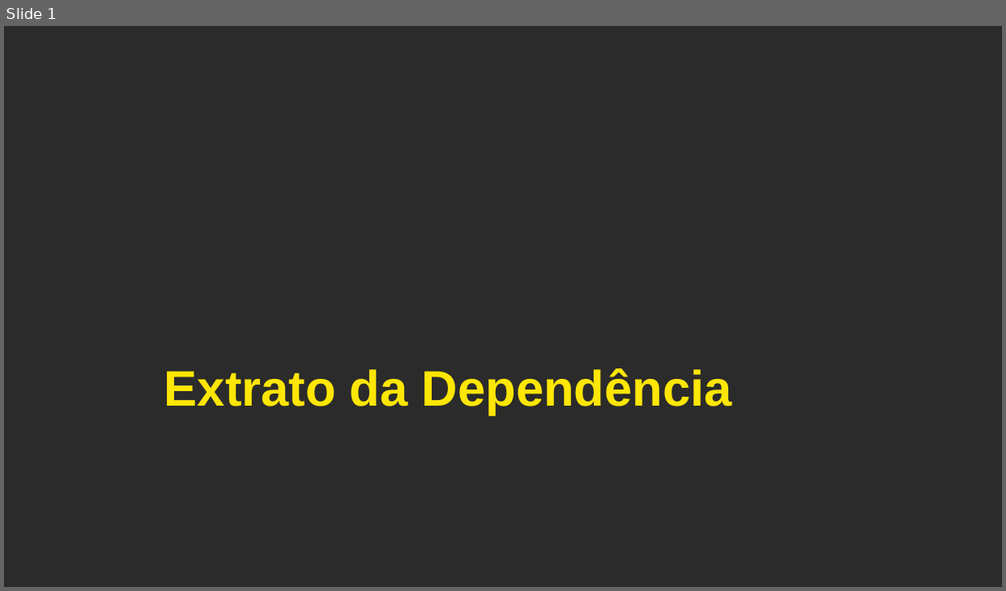
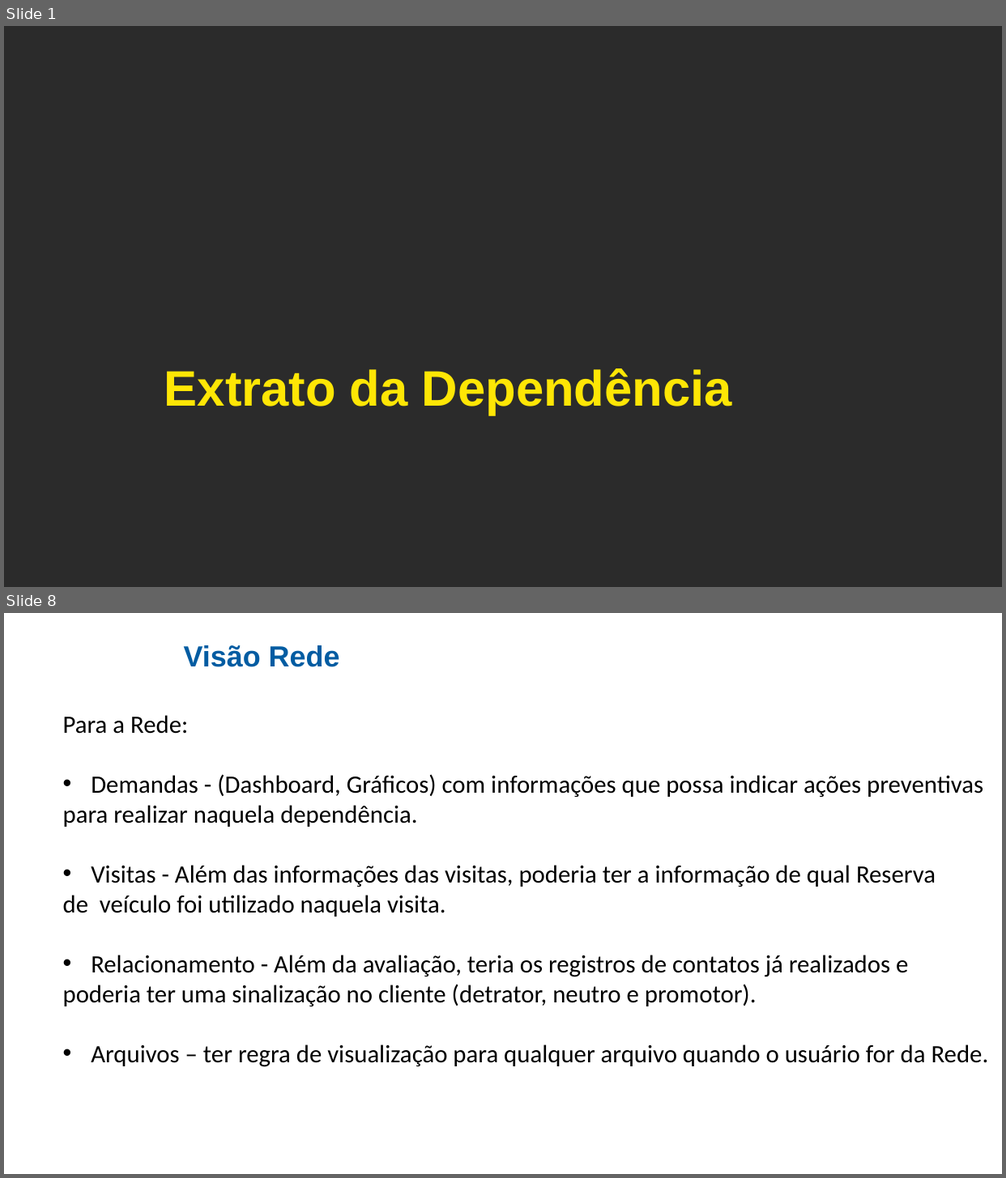
Before and after one commit to cezarnk/projetos, a slide deck: Apresentação Cesup Rede/Projeto 2.pptx. Shown one above the other, each under a label of ours: slide 1 before the commit, slides 1 and 8 after it; the slides between them are not shown. The pictures are 1006x591 and 1006x1178 pixels, drawn with LibreOffice and Linux fonts; fonts in the diff are those of the drawing; background and template pictures are left out; a plain dark background stands for a picture behind light text. Boxes give left, top, right and bottom in pixels: in the first picture for what was removed or moved away, otherwise in the second. Text is boxed around its words. In the diff, an @@ line names an element or a change of style, - is before the commit and + after.

```diff
--- a/Apresentação Cesup Rede/Projeto 2.pptx
+++ b/Apresentação Cesup Rede/Projeto 2.pptx
@@ slide 8 added at [4,613,1002,1174], background picture (left out) @@
@@ text added at [184,645,340,667], 28 pt, text #015CA2, bold @@
+Visão Rede
@@ text added at [63,715,989,1067], 24 pt, text #000000 @@
+Para a Rede:
+• Demandas - (Dashboard, Gráficos) com informações que possa indicar ações preventivas
+para realizar naquela dependência.
+• Visitas - Além das informações das visitas, poderia ter a informação de qual Reserva
+de veículo foi utilizado naquela visita.
+• Relacionamento - Além da avaliação, teria os registros de contatos já realizados e
+poderia ter uma sinalização no cliente (detrator, neutro e promotor).
+• Arquivos – ter regra de visualização para qualquer arquivo quando o usuário for da Rede.
```
Also in this commit, not shown: 3 slides changed, 3 other slides added, 4 slides removed, 4 other files.
